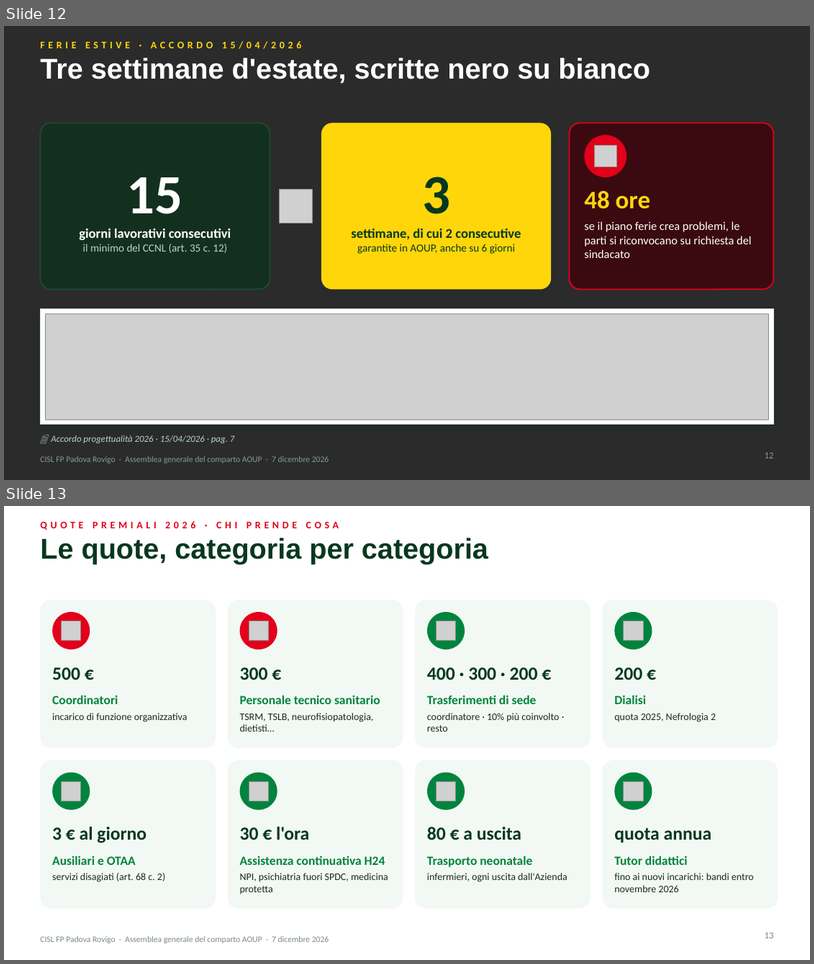
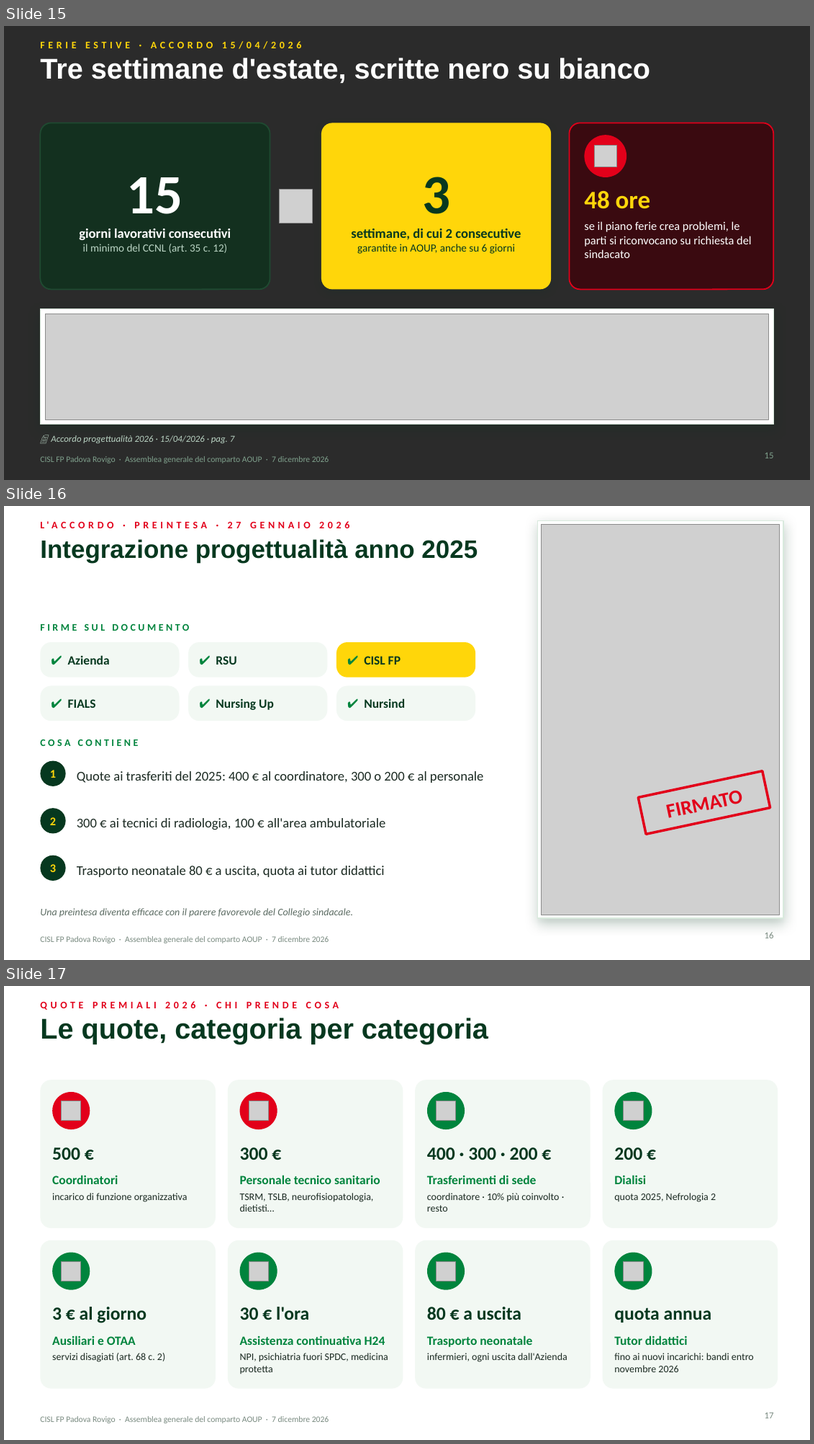
Before and after one commit to aki1806-droid/Prove, a slide deck: produzione/assemblea-2026-12-07/slide/assemblea-2026-12-07.pptx. Shown one above the other, each under a label of ours: slides 12 and 13 before the commit, slides 15, 16 and 17 after it. The pictures are 814x964 and 814x1444 pixels, drawn with LibreOffice and Linux fonts; fonts in the diff are those of the drawing; grey boxes stand for pictures; background and template pictures are left out; a plain dark background stands for a picture behind light text. Boxes give left, top, right and bottom in pixels: in the first picture for what was removed or moved away, otherwise in the second. Text is boxed around its words. In the diff, an @@ line names an element or a change of style, - is before the commit and + after.

```diff
--- a/produzione/assemblea-2026-12-07/slide/assemblea-2026-12-07.pptx
+++ b/produzione/assemblea-2026-12-07/slide/assemblea-2026-12-07.pptx
@@ slide 16 added at <box>4,506,810,960</box>, background #FFFFFF; not listed: 1 template element that a slide beside it also shows @@
@@ text added at <box>40,521,57,528</box>, 12 pt, text #E2001A, bold @@
+L'ACCORDO · PREINTESA · 27 GENNAIO 2026
@@ rectangle added at <box>538,520,784,918</box>, fill #FFFFFF, outline #D9EADD 1 pt @@
@@ picture added at <box>542,524,780,914</box> @@
@@ text added at <box>40,539,478,563</box>, 30 pt, text #06381F, bold @@
+Integrazione progettualità anno 2025
@@ text added at <box>40,623,189,631</box>, 12 pt, text #00843D, bold @@
+FIRME SUL DOCUMENTO
@@ rounded rectangle added at <box>40,642,180,677</box>, fill #F2F8F3 @@
@@ text added at <box>68,655,110,664</box>, 15 pt, text #06381F, bold @@
+✔ Azienda
@@ rounded rectangle added at <box>188,642,328,677</box>, fill #F2F8F3 @@
@@ text added at <box>216,656,237,664</box>, 15 pt, text #06381F, bold @@
+✔ RSU
@@ rounded rectangle added at <box>337,642,476,677</box>, fill #FFD60A @@
@@ text added at <box>364,656,401,664</box>, 15 pt, text #06381F, bold @@
+✔ CISL FP
@@ rounded rectangle added at <box>40,686,180,721</box>, fill #F2F8F3 @@
@@ text added at <box>68,699,96,708</box>, 15 pt, text #06381F, bold @@
+✔ FIALS
@@ rounded rectangle added at <box>188,686,328,721</box>, fill #F2F8F3 @@
@@ text added at <box>216,698,274,710</box>, 15 pt, text #06381F, bold @@
+✔ Nursing Up
@@ rounded rectangle added at <box>337,686,476,721</box>, fill #F2F8F3 @@
@@ text added at <box>364,698,405,708</box>, 15 pt, text #06381F, bold @@
+✔ Nursind
@@ text added at <box>40,739,139,746</box>, 12 pt, text #00843D, bold @@
+COSA CONTIENE
@@ ellipse added at <box>40,761,66,786</box>, fill #06381F @@
@@ text added at <box>50,770,56,777</box>, 14 pt, text #FFD60A, bold @@
+1
@@ text added at <box>77,771,484,782</box>, 16 pt, text #1B2A22 @@
+Quote ai trasferiti del 2025: 400 € al coordinatore, 300 o 200 € al personale
@@ rectangle added at <box>638,771,771,834</box>, outline #E2001A 3 pt, 24 pt, text #E2001A, bold @@
+FIRMATO
@@ ellipse added at <box>40,808,66,834</box>, fill #06381F @@
@@ text added at <box>50,817,56,825</box>, 14 pt, text #FFD60A, bold @@
+2
@@ text added at <box>77,818,386,829</box>, 16 pt, text #1B2A22 @@
+300 € ai tecnici di radiologia, 100 € all'area ambulatoriale
@@ ellipse added at <box>40,855,66,880</box>, fill #06381F @@
@@ text added at <box>50,864,56,872</box>, 14 pt, text #FFD60A, bold @@
+3
@@ text added at <box>77,865,385,877</box>, 16 pt, text #1B2A22 @@
+Trasporto neonatale 80 € a uscita, quota ai tutor didattici
@@ text added at <box>40,908,354,917</box>, 12 pt, text #5B6B62, italic @@
+Una preintesa diventa efficace con il parere favorevole del Collegio sindacale.
@@ page number added at <box>765,932,774,938</box>, 11 pt, text #7A8B81 @@
+16
@@ what was slide 12 is now slide 15 @@
@@ page number at <box>765,452,774,458</box>: text changed @@
-12
+15
@@ what was slide 13 is now slide 17 @@
@@ page number at <box>765,1412,774,1418</box>: text changed @@
-13
+17
```
Also in this commit, not shown: 1 slide changed, 9 other slides added, 13 other files.
